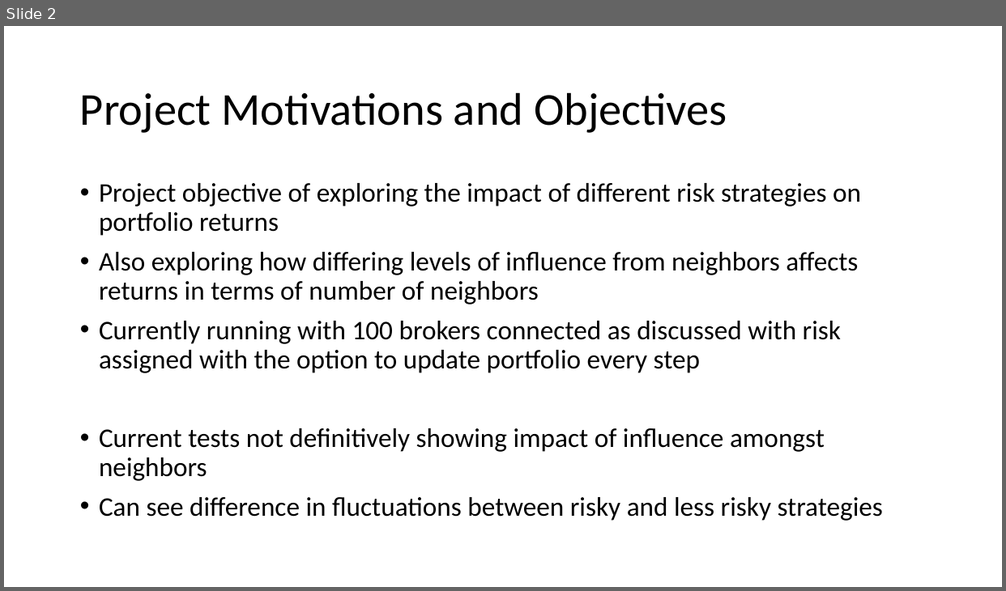
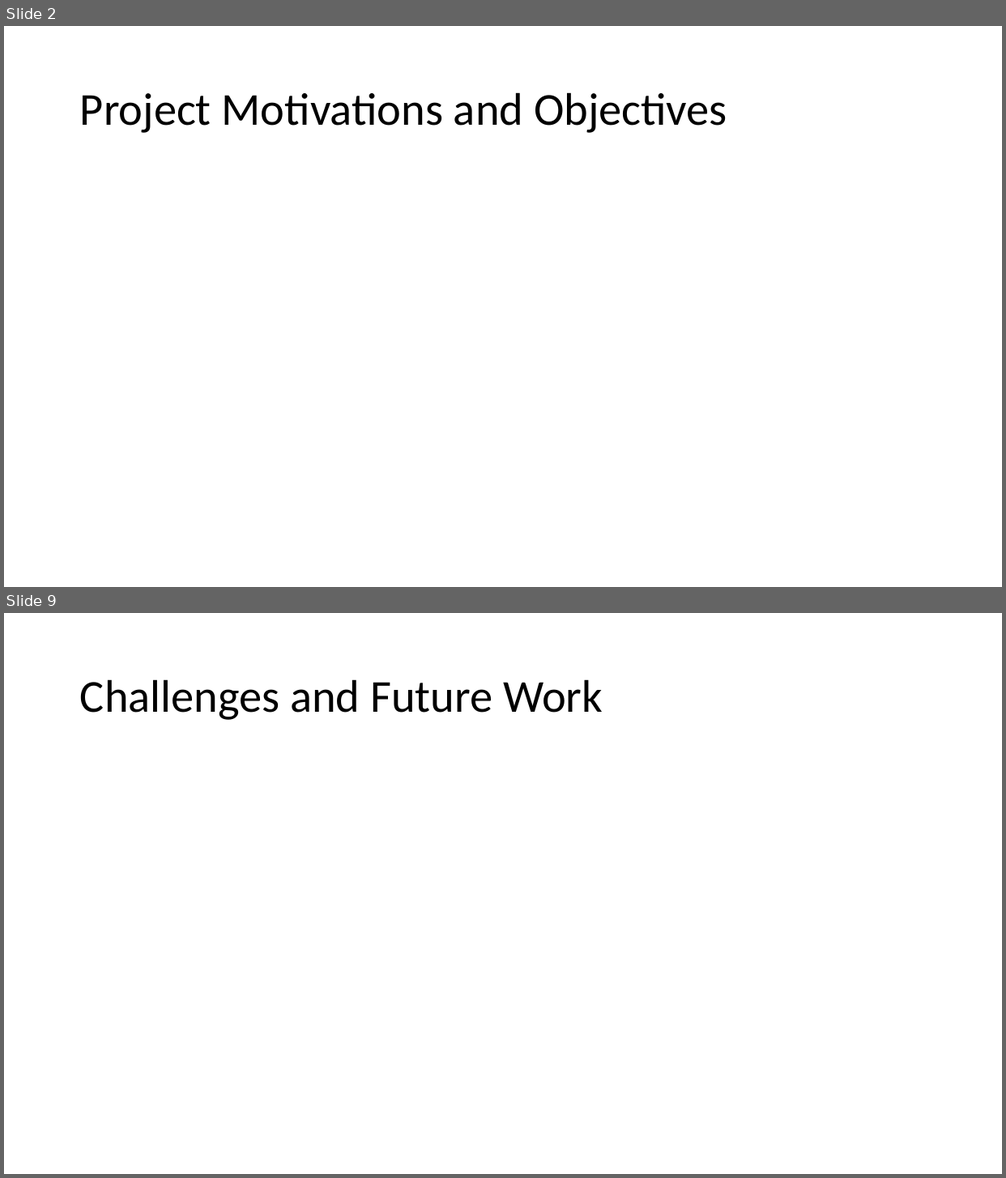
Before and after one commit to rjudy1/ComplexSystemsProject, a slide deck: Project Status Report Final/finalpresentation.pptx. Shown one above the other, each under a label of ours: slide 2 before the commit, slides 2 and 9 after it; the slides between them are not shown. The pictures are 1006x591 and 1006x1178 pixels, drawn with LibreOffice and Linux fonts; fonts in the diff are those of the drawing; background and template pictures are left out. Boxes give left, top, right and bottom in pixels: in the first picture for what was removed or moved away, otherwise in the second. Text is boxed around its words. In the diff, an @@ line names an element or a change of style, - is before the commit and + after.

```diff
--- a/Project Status Report Final/finalpresentation.pptx
+++ b/Project Status Report Final/finalpresentation.pptx
@@ slide 9 added at (4, 613, 1002, 1174), background picture (left out) @@
@@ title added at (80, 679, 603, 720), 44 pt, text #000000 @@
+Challenges and Future Work
@@ slide 2 changed as well @@
@@ text removed at (99, 183, 883, 521) @@
-• Project objective of exploring the impact of different risk strategies on portfolio returns
-• Also exploring how differing levels of influence from neighbors affects returns in terms of number of neighbors
-• Currently running with 100 brokers connected as discussed with risk assigned with the option to update portfolio every step
-• Current tests not definitively showing impact of influence amongst neighbors
-• Can see difference in fluctuations between risky and less risky strategies
```
Also in this commit, not shown: 1 other slide changed, 7 other slides added, 4 slides removed, 1 other file.
